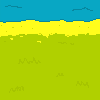
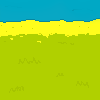
Layered file, before and after one edit (100 × 100). Changes by layer:
painted on "Camada 2" over [0, 0, 100, 25]
